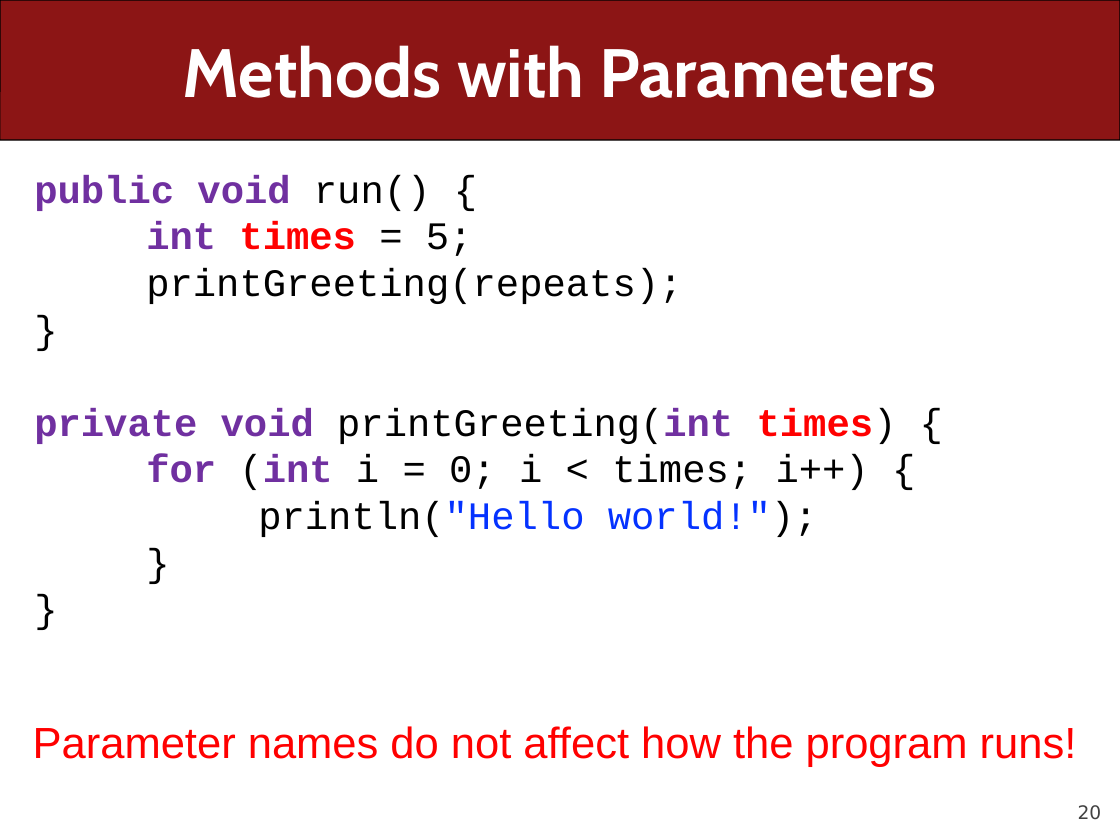
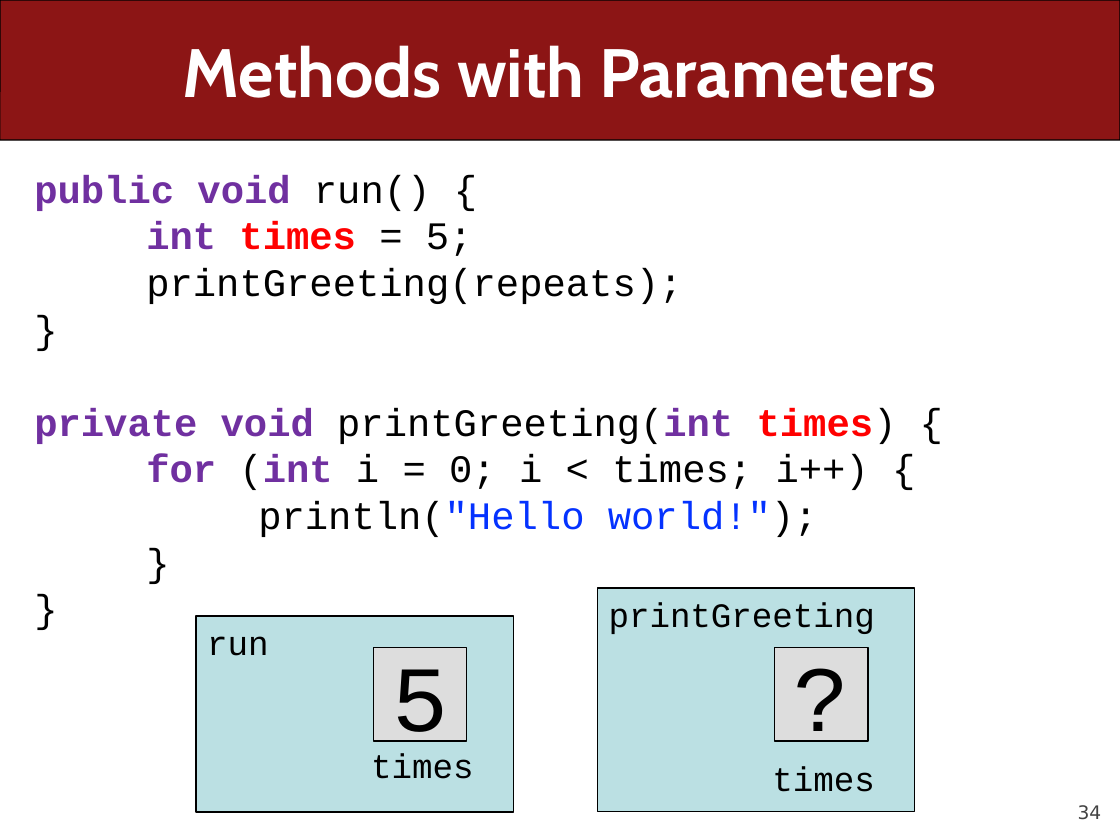
Before and after one commit to ckincaid17/cs106a-summer-2018, a slide deck: slide 34 of WWW/lectures/Lecture7/Lecture7.pptx (slide 20 before the commit). Drawn at 1120x840 pixels with LibreOffice and Linux fonts; fonts in the diff are those of the drawing. Boxes give left, top, right and bottom in pixels: in the first picture for what was removed or moved away, otherwise in the second. Text is boxed around its words. In the diff, an @@ line names an element or a change of style, - is before the commit and + after.

```diff
--- a/WWW/lectures/Lecture7/Lecture7.pptx
+++ b/WWW/lectures/Lecture7/Lecture7.pptx
@@ rectangle added at [597,588,914,812], fill #BBE0E3, outline #000000 0.75 pt, 22 pt, text #000000 @@
+printGreeting
+times
@@ rectangle added at [196,616,513,812], fill #BBE0E3, outline #000000 0.75 pt, 22 pt, text #000000 @@
+run
+times
@@ rectangle added at [373,647,466,740], fill #DDDDDD, outline #000000 0.75 pt, 60 pt, text #000000 @@
+5
@@ rectangle added at [775,647,868,740], fill #DDDDDD, outline #000000 0.75 pt, 60 pt, text #000000 @@
+?
@@ text removed at [33,726,1077,767] @@
-Parameter names do not affect how the program runs!
@@ page number at [1078,805,1102,820]: text changed @@
-20
+34
```
Also in this commit, not shown: 10 other slides changed, 108 slides added, 1 slide removed, 1 other file.
